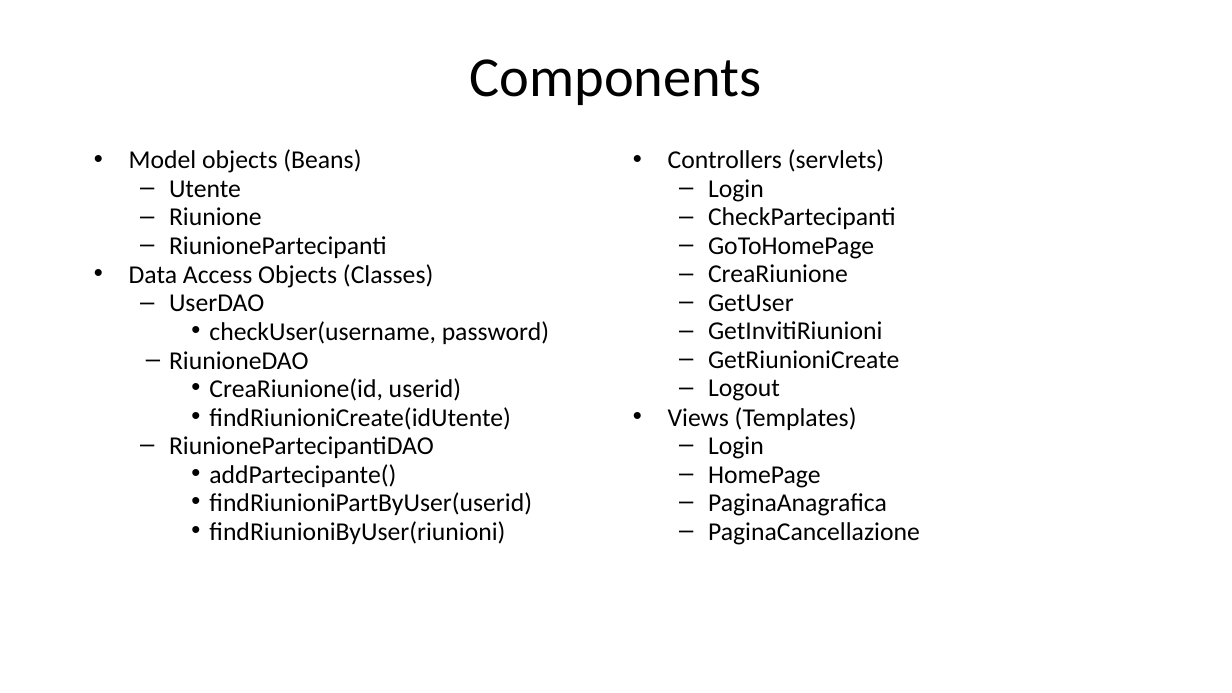
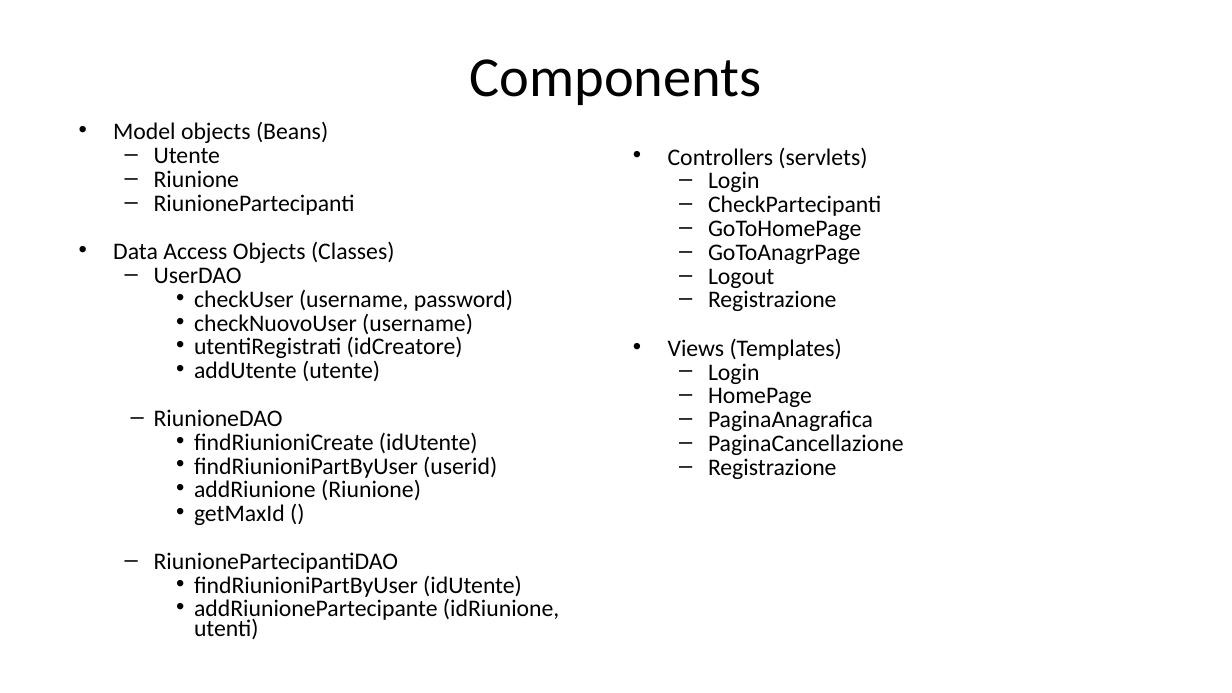
Before and after one commit to lotta98/Progetto5, a slide deck: slide 11 of ProgettoTIW.pptx. Drawn at 1232x693 pixels with LibreOffice and Linux fonts; fonts in the diff are those of the drawing. Boxes give left, top, right and bottom in pixels: in the first picture for what was removed or moved away, otherwise in the second. Text is boxed around its words. In the diff, an @@ line names an element or a change of style, - is before the commit and + after.

Commit message:
Controllers (PowerPoint)
Controllers (PowerPoint)

```diff
--- a/ProgettoTIW.pptx
+++ b/ProgettoTIW.pptx
@@ text "Model objects (Beans)": place and size @@
-text "Model objects (Beans)" at [129,149,549,544]
+text "Model objects (Beans)" at [113,122,559,639]
@@ text at [113,122,398,573]: size 20 to 18.5 pt in "Model objects (Beans)", "Utente", "Riunione", "RiunionePartecipanti" and 4 more places; line spacing 0.8 to 0.7 @@
@@ text at [668,148,904,455]: size 20 to 18.5 pt in "Controllers (servlets)", "Login", "CheckPartecipanti", "GoToHomePage" and 6 more places; line spacing 0.8 to 0.7 @@
@@ text at [708,244,860,264]: text changed; size 20 to 18.5 pt @@
-  – CreaRiunione
-  – GetUser
-  – GetInvitiRiunioni
-  – GetRiunioniCreate
+  – GoToAnagrPage
@@ text at [194,290,513,381]: text changed; size 20 to 18.5 pt @@
-    • checkUser(username, password)
+    • checkUser (username, password)
+    • checkNuovoUser (username)
+    • utentiRegistrati (idCreatore)
+    • addUtente (utente)
@@ text at [708,287,837,311]: paragraph added @@
+  – Registrazione
@@ text at [194,433,497,525]: text changed; size 20 to 18.5 pt @@
-    • CreaRiunione(id, userid)
-    • findRiunioniCreate(idUtente)
+    • findRiunioniCreate (idUtente)
+    • findRiunioniPartByUser (userid)
+    • addRiunione (Riunione)
+    • getMaxId ()
@@ text at [708,458,837,479]: paragraph added @@
+  – Registrazione
@@ text at [194,576,559,639]: text changed; size 20 to 18.5 pt @@
-    • addPartecipante()
-    • findRiunioniPartByUser(userid)
-    • findRiunioniByUser(riunioni)
+    • findRiunioniPartByUser (idUtente)
+    • addRiunionePartecipante (idRiunione, utenti)
```
